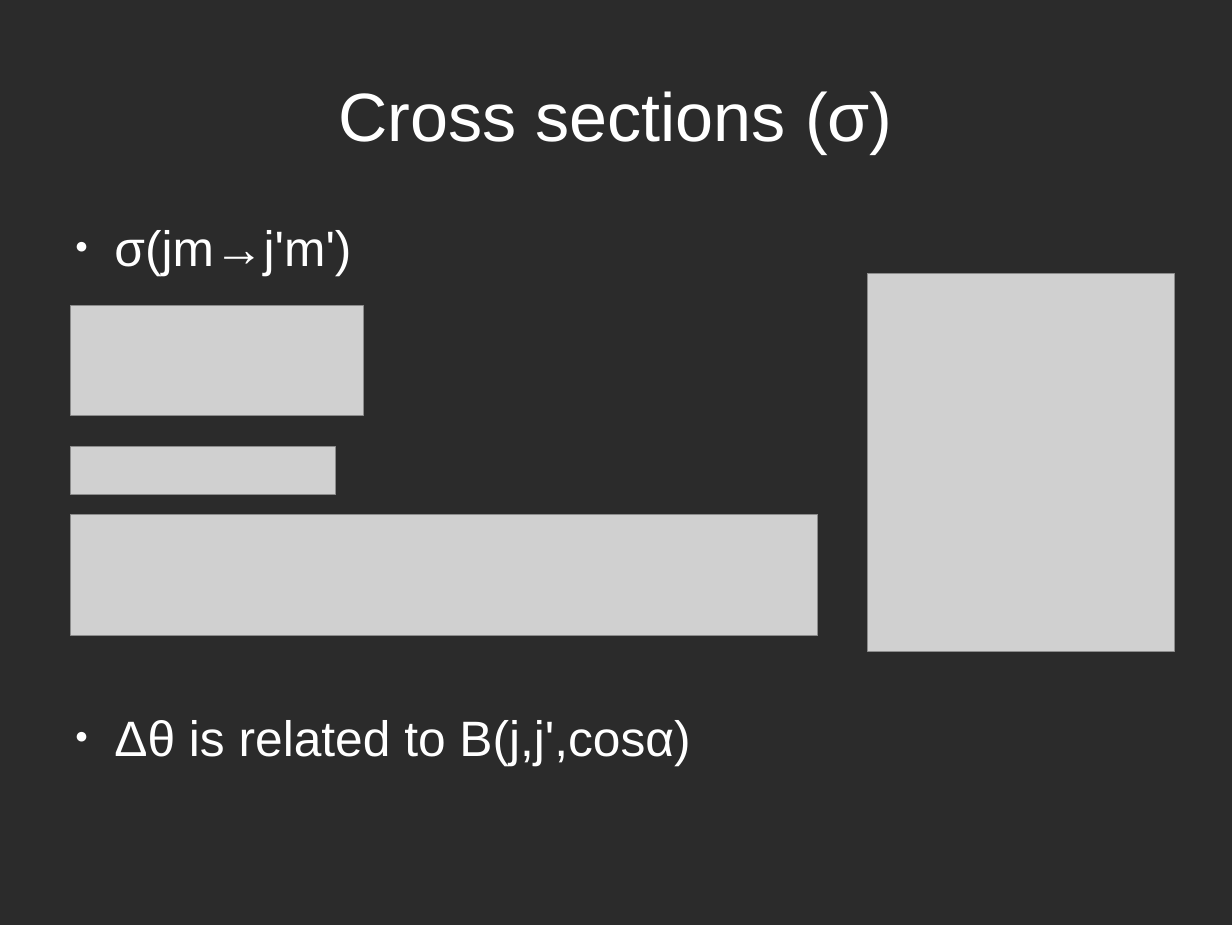
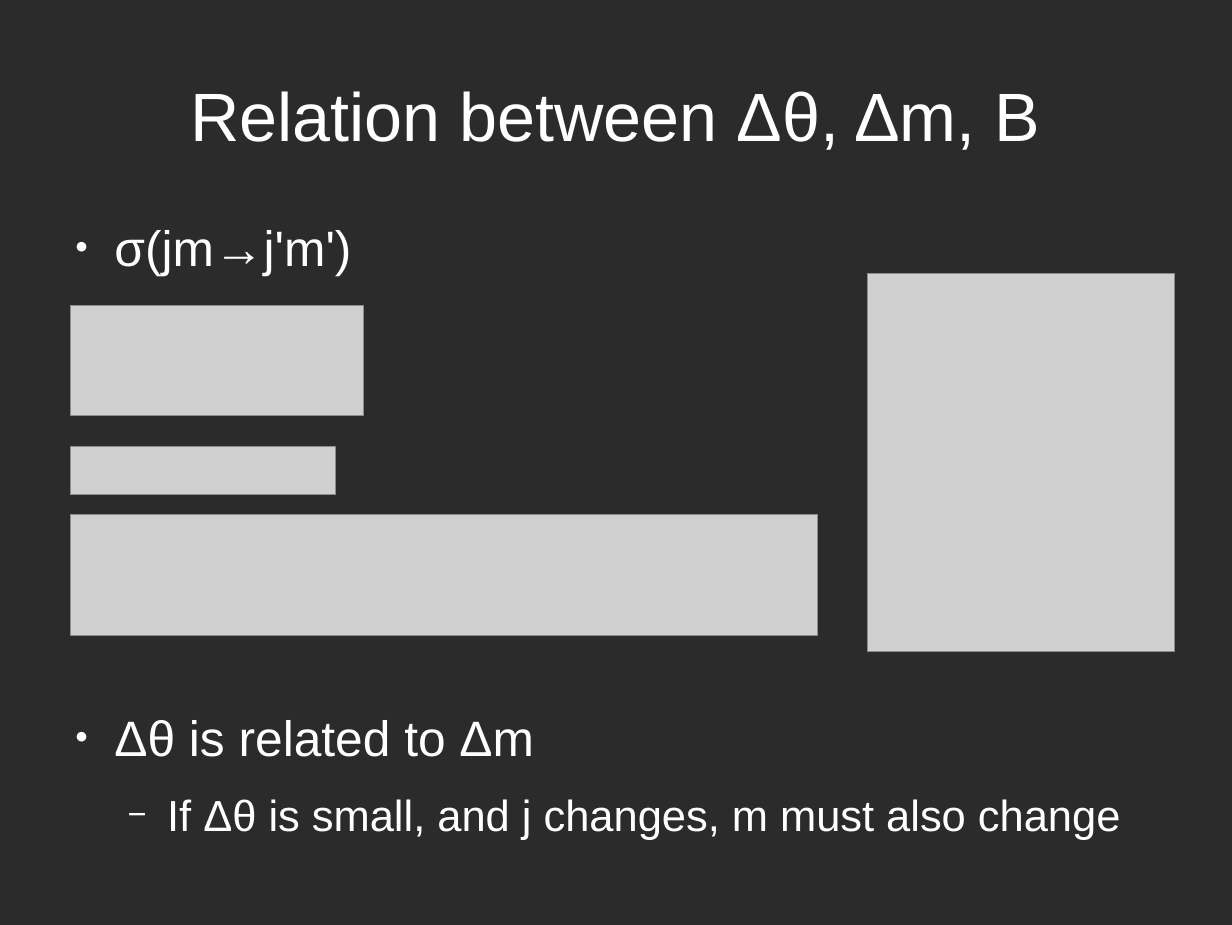
Before and after one commit to atowneND/HeNaK_Collisions, a slide deck: slide 15 of Presentation.odp (slide 14 before the commit). Drawn at 1232x925 pixels with LibreOffice and Linux fonts; fonts in the diff are those of the drawing; grey boxes stand for pictures; background and template pictures are left out; a plain dark background stands for a picture behind light text. Boxes give left, top, right and bottom in pixels: in the first picture for what was removed or moved away, otherwise in the second. Text is boxed around its words. In the diff, an @@ line names an element or a change of style, - is before the commit and + after.

```diff
--- a/Presentation.odp
+++ b/Presentation.odp
@@ title at <box>190,91,1040,150</box>: text changed @@
-Cross sections (σ)
+Relation between Δθ, Δm, B
@@ text at <box>114,720,1121,840</box>: text changed; size 32 to 28 pt @@
-● Δθ is related to B(j,j',cosα)
+● Δθ is related to Δm
+  − If Δθ is small, and j changes, m must also change
```
Also in this commit, not shown: 6 other slides changed, 2 slides added, 2 slides removed, 4 other files.
